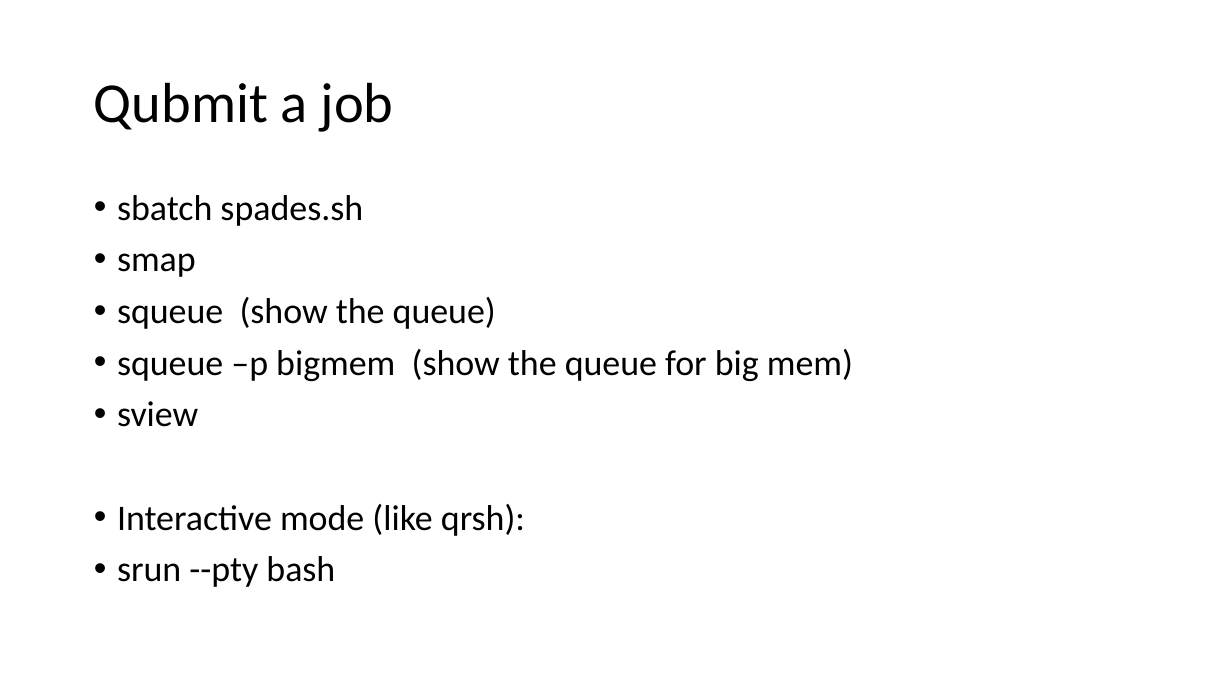
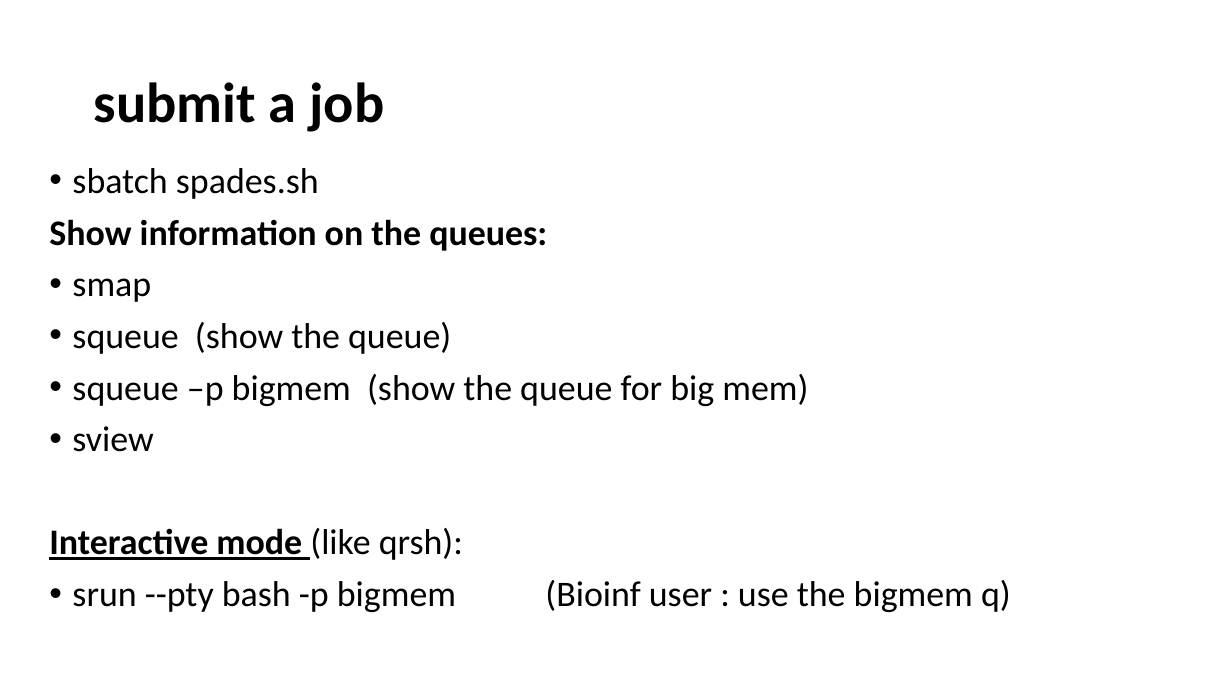
Before and after one commit to peterthorpe5/How_to_use_Kennedy_HPC, a slide deck: slide 17 of kenedy_getting_started-V1.pptx (slide 16 before the commit). Drawn at 1232x693 pixels with LibreOffice and Linux fonts; fonts in the diff are those of the drawing. Boxes give left, top, right and bottom in pixels: in the first picture for what was removed or moved away, otherwise in the second. Text is boxed around its words. In the diff, an @@ line names an element or a change of style, - is before the commit and + after.

Commit message:
updates

```diff
--- a/kenedy_getting_started-V1.pptx
+++ b/kenedy_getting_started-V1.pptx
@@ title at [94,82,385,132]: text changed; bold on @@
-Qubmit a job
+submit a job
@@ text "sbatch spades.sh": place and size @@
-text "sbatch spades.sh" at [117,195,853,587]
+text "sbatch spades.sh" at [49,168,1011,612]
@@ text at [49,219,547,251]: paragraph added @@
+Show information on the queues:
@@ text at [49,528,463,560]: bold on, underline on in "Interactive mode"; bullet • to none @@
@@ text at [72,580,1011,612]: text changed @@
-• srun --pty bash
+• srun --pty bash -p bigmem (Bioinf user : use the bigmem q)
```
Also in this commit, not shown: 7 other slides changed.
